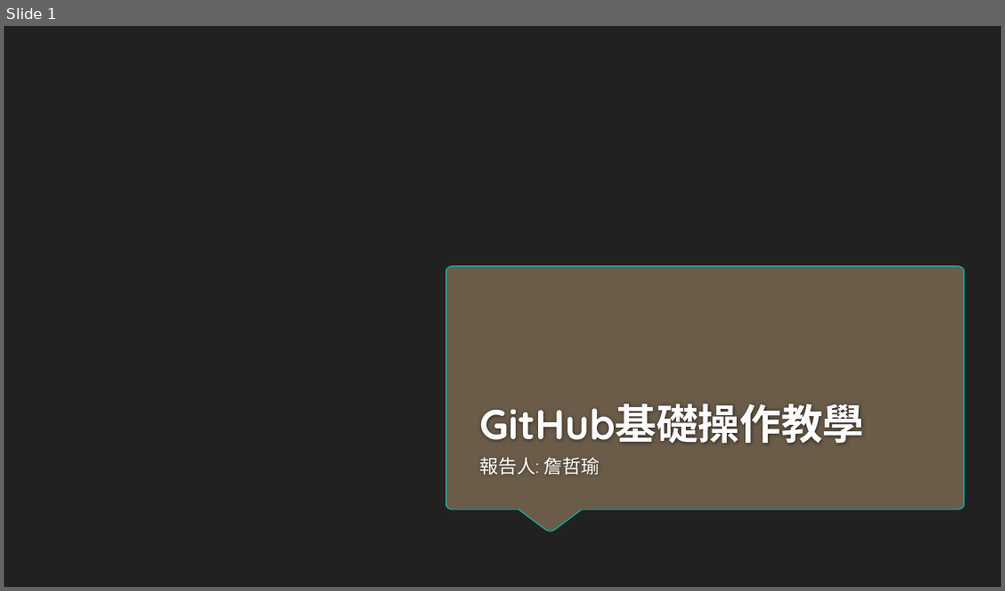
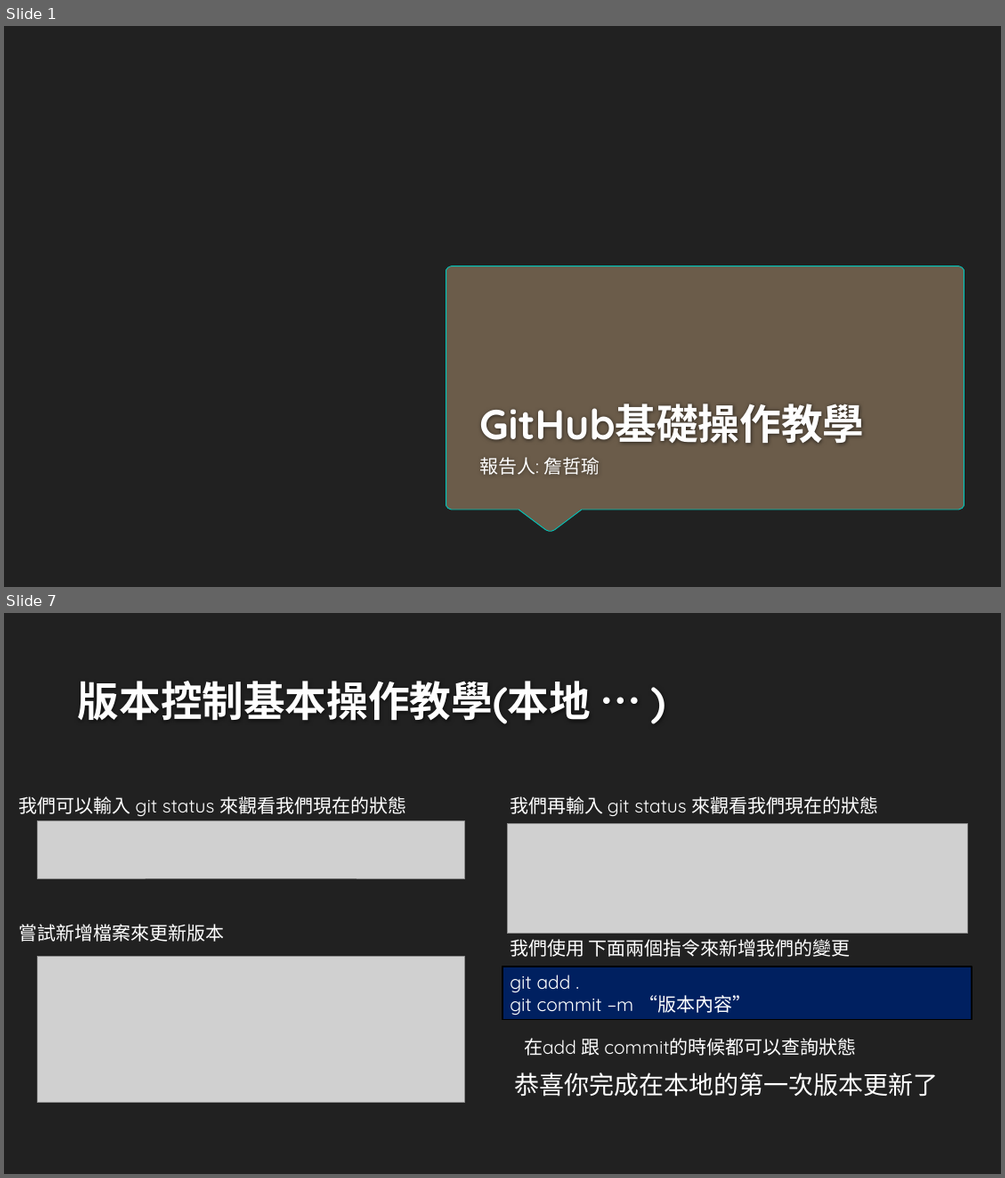
Before and after one commit to sklonely/github, a slide deck: GitHub基礎操作教學.pptx. Shown one above the other, each under a label of ours: slide 1 before the commit, slides 1 and 7 after it; the slides between them are not shown. The pictures are 1005x591 and 1005x1178 pixels, drawn with LibreOffice and Linux fonts; fonts in the diff are those of the drawing; grey boxes stand for pictures; background and template pictures are left out. Boxes give left, top, right and bottom in pixels: in the first picture for what was removed or moved away, otherwise in the second. Text is boxed around its words. In the diff, an @@ line names an element or a change of style, - is before the commit and + after.

Commit message:
教學更新

```diff
--- a/GitHub基礎操作教學.pptx
+++ b/GitHub基礎操作教學.pptx
@@ slide 7 added at (4,613,1001,1174), background #212121 @@
@@ title added at (78,681,591,724), 40 pt, text #FEFEFE, bold @@
+版本控制基本操作教學(本地 … )
@@ text added at (19,796,406,816), 18 pt, text #FFFFFF @@
+我們可以輸入 git status 來觀看我們現在的狀態
@@ text added at (510,796,879,816), 18 pt, text #FFFFFF @@
+我們再輸入 git status 來觀看我們現在的狀態
@@ picture added at (38,821,465,878) @@
@@ picture added at (507,824,967,933) @@
@@ text added at (19,924,225,941), 18 pt, text #FFFFFF @@
+嘗試新增檔案來更新版本
@@ picture added at (38,957,465,1102) @@
@@ text added at (510,939,850,957), 18 pt, text #FFFFFF @@
+我們使用 下面兩個指令來新增我們的變更
@@ rectangle added at (502,966,972,1020), fill #002060, outline #000000 1.25 pt, 18 pt, text #FFFFFF @@
+git add .
+git commit –m “版本內容”
@@ text added at (524,1038,856,1055), 18 pt, text #FFFFFF @@
+在add 跟 commit的時候都可以查詢狀態
@@ text added at (515,1072,938,1096), 24 pt, text #FFFFFF @@
+恭喜你完成在本地的第一次版本更新了
```
Also in this commit, not shown: 9 other slides added, 2 slides removed.
